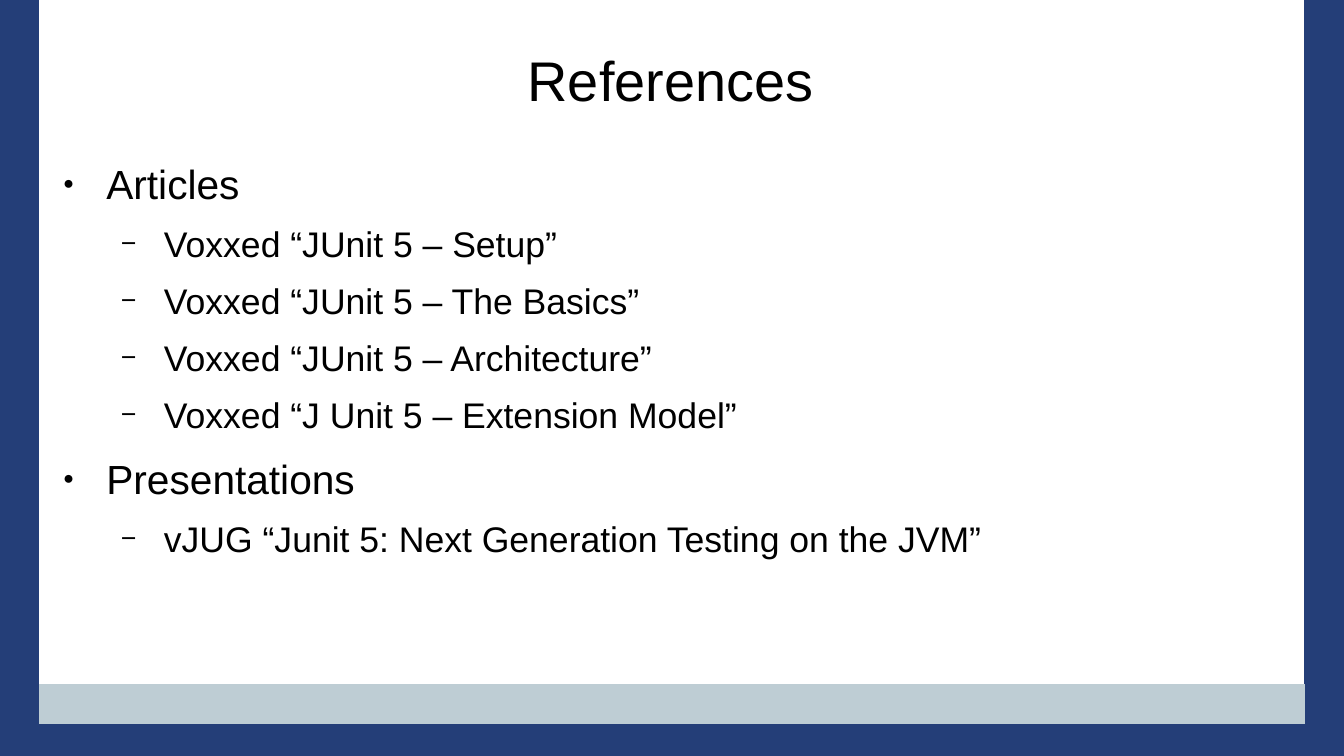
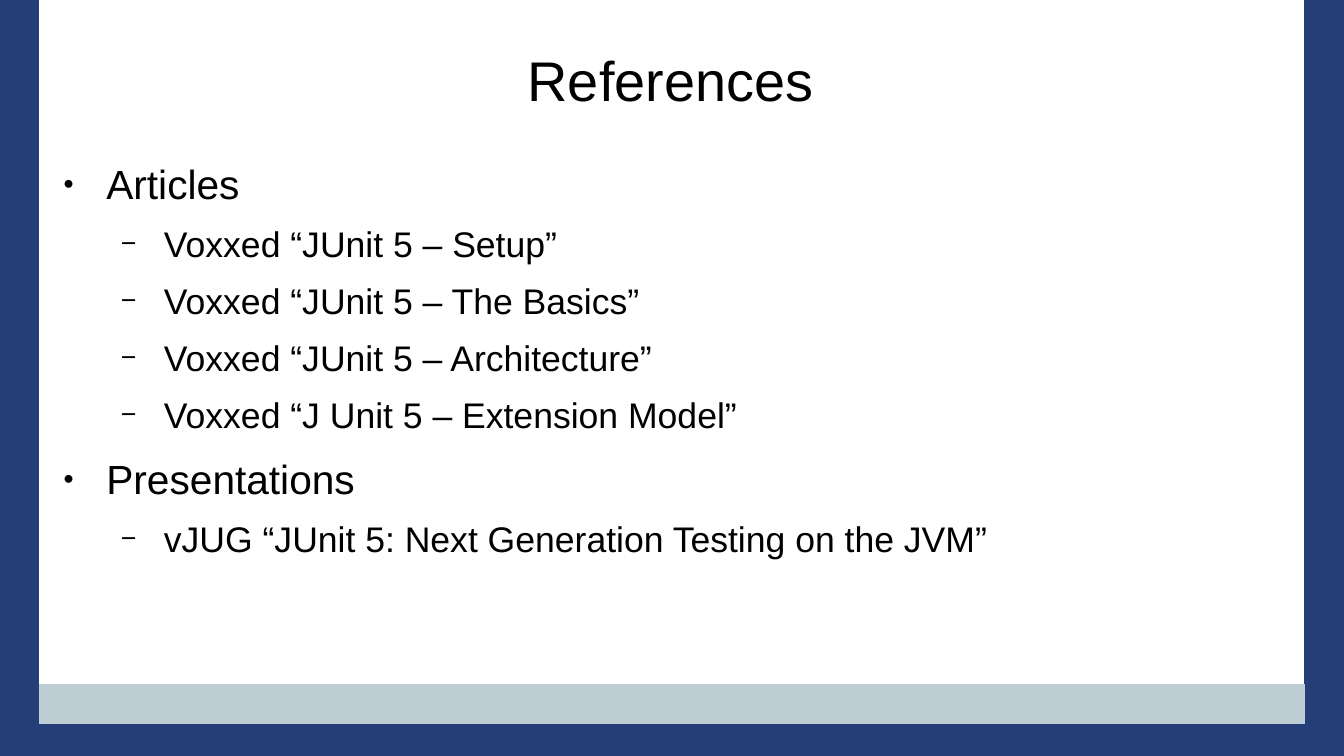
Before and after one commit to PennState/junit5-presentation, a slide deck: slide 73 of src/site/presentation/Junit5_Presentation_JavaOne_2016.odp (slide 64 before the commit). Drawn at 1344x756 pixels with LibreOffice and Linux fonts; fonts in the diff are those of the drawing; background and template pictures are left out. Boxes give left, top, right and bottom in pixels: in the first picture for what was removed or moved away, otherwise in the second. Text is boxed around its words. In the diff, an @@ line names an element or a change of style, - is before the commit and + after.

```diff
--- a/src/site/presentation/Junit5_Presentation_JavaOne_2016.odp
+++ b/src/site/presentation/Junit5_Presentation_JavaOne_2016.odp
@@ text at (164,526,987,559): text changed @@
-  − vJUG “Junit 5: Next Generation Testing on the JVM”
+  − vJUG “JUnit 5: Next Generation Testing on the JVM”
```
Also in this commit, not shown: 46 other slides changed, 18 slides added, 8 slides removed.
